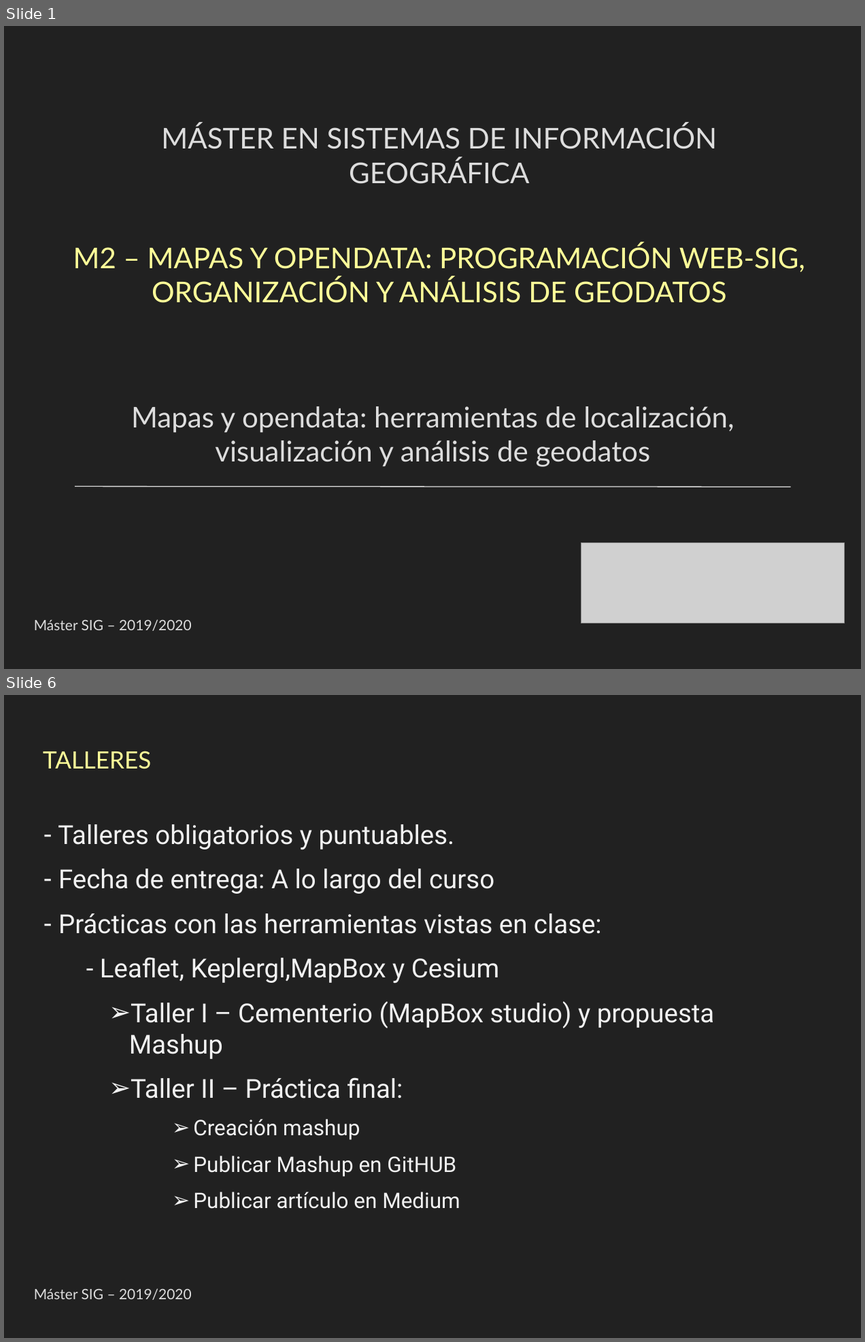
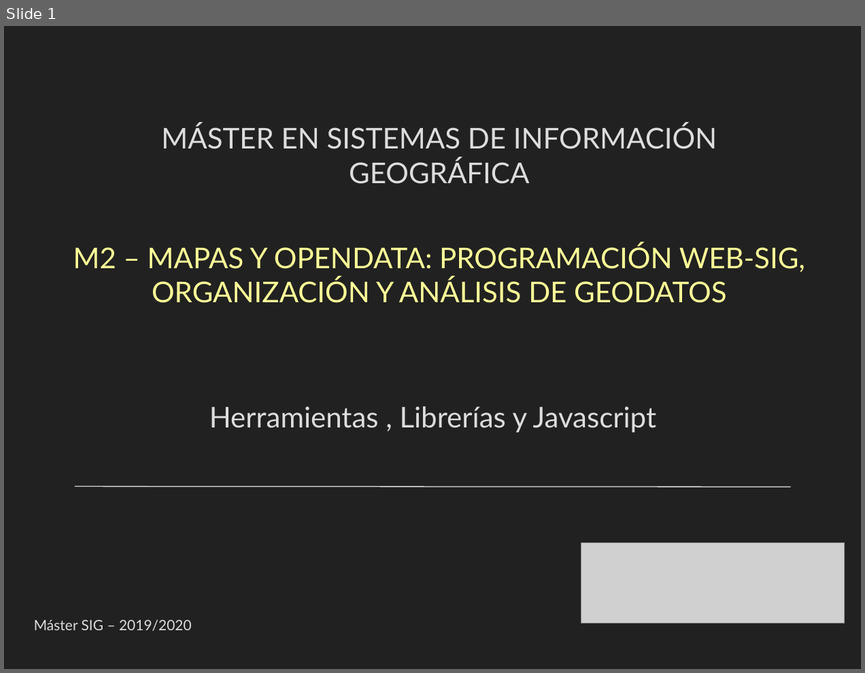
Before and after one commit to thaisfsiq/m2-geoweb, a slide deck: docs/presentacion/Herramientas-y-javascript.pptx. Shown one above the other, each under a label of ours: slides 1 and 6 before the commit, slide 1 after it; the slides between them are not shown. The pictures are 865x1342 and 865x673 pixels, drawn with LibreOffice and Linux fonts; fonts in the diff are those of the drawing; grey boxes stand for pictures. Boxes give left, top, right and bottom in pixels: in the first picture for what was removed or moved away, otherwise in the second. Text is boxed around its words. In the diff, an @@ line names an element or a change of style, - is before the commit and + after.

```diff
--- a/docs/presentacion/Herramientas-y-javascript.pptx
+++ b/docs/presentacion/Herramientas-y-javascript.pptx
@@ slide 6 removed at [4,695,861,1338], background #212121 @@
@@ text removed at [43,751,151,769] @@
-TALLERES
@@ text removed at [58,824,715,1208] @@
-– Talleres obligatorios y puntuables.
-– Fecha de entrega: A lo largo del curso
-– Prácticas con las herramientas vistas en clase:
-  - Leaflet, Keplergl,MapBox y Cesium
-    ➢ Taller I – Cementerio (MapBox studio) y propuesta Mashup
-    ➢ Taller II – Práctica final:
-      ➢ Creación mashup
-      ➢ Publicar Mashup en GitHUB
-      ➢ Publicar artículo en Medium
@@ text removed at [34,1288,192,1300] @@
-Máster SIG – 2019/2020
@@ slide 1 changed as well @@
@@ text at [209,406,656,432]: text changed @@
-Mapas y opendata: herramientas de localización, visualización y análisis de geodatos
+Herramientas , Librerías y Javascript
```
Also in this commit, not shown: 6 slides added, 4 other slides removed, 37 other files.
